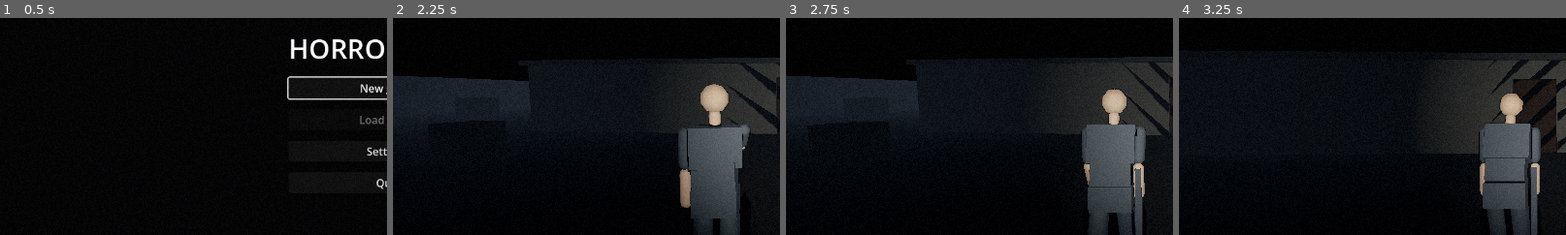
Above: before the commit, frames 1-4 (left to right).
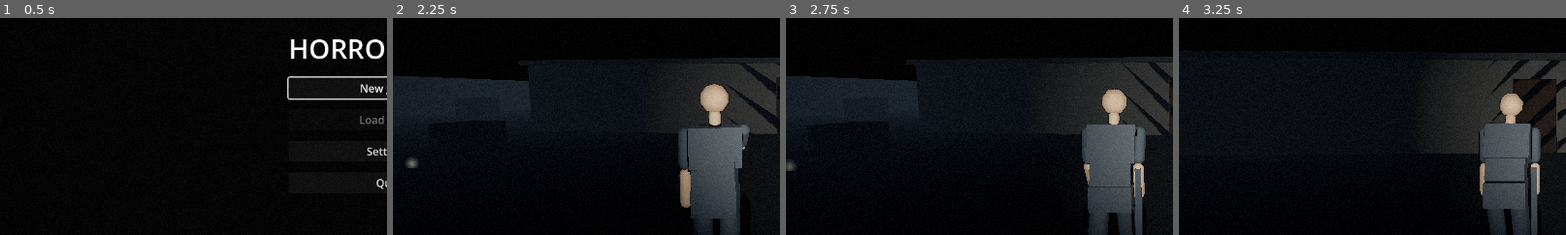
Above: after the commit, the same moments.

Repository: Tarekun/horrorgioco2
Game: Godot game, scene res://scenes/main.tscn
Two runs of this game, one before a commit and one after it. Both use one fixed random seed, a clock stepped at 60 frames per second and the inputs below. Sound files missing from this copy of the repository are replaced by a short silence.
Inputs (mouse positions are % of the whole screen's width and height, from its top left):
- Up to frame 1 (0.5 s): no input
- Up to frame 2 (2.25 s): click "New game" at 0.5 s; tap Enter at 1.25 s; move the mouse to (55, 50) at 1.27 s; hold W (move_forward) from 1.28 s (still down); tap E (interact) at 1.35 s; click (55, 50) at 1.42 s; move the mouse to (45, 50) at 2.02 s; click (45, 50) at 2.1 s
- Up to frame 3 (2.75 s): keep holding W (move_forward); tap E (interact) at 2.3 s
- Up to frame 4 (3.25 s): keep holding W (move_forward); move the mouse to (52, 48) at 2.77 s; tap Space (dodge) at 2.85 s; click (52, 48) at 2.92 s; tap E (interact) at 3.05 s
The pictures show only the part of the screen within x 0-50%, y 27-77%; the shares and areas given below are measured in that part.

Frame 1 is identical in both runs. In frame 2, 0.1% of the frame differs, in the area x 3-7%, y 64-70%; in frame 3, 0.1%; in frame 4, nothing differs.

Commit message:
Add pickups (#74)
Pickup is an Interactable configured with an ItemData and an amount. It
glints faintly in the dark, adds to the player's new inventory on
interact, shows a short message and removes itself. Each pickup has a
persistent id and emits collected for saves; mark_collected() removes one
when loading. The graybox level gets a few ammo pickups.

Co-Authored-By: Claude Opus 5.5 <noreply@anthropic.com>

Diff:
--- /dev/null
+++ b/scenes/items/pickup.tscn
@@ -0,0 +1,48 @@
+[gd_scene load_steps=8 format=3]
+
+[ext_resource type="Script" path="res://scripts/items/pickup.gd" id="1"]
+
+[sub_resource type="BoxMesh" id="BoxMesh_body"]
+size = Vector3(0.22, 0.1, 0.15)
+
+[sub_resource type="StandardMaterial3D" id="StandardMaterial3D_body"]
+albedo_color = Color(0.32, 0.29, 0.24, 1)
+roughness = 0.8
+
+[sub_resource type="Gradient" id="Gradient_glint"]
+colors = PackedColorArray(1, 1, 1, 1, 1, 1, 1, 0)
+
+[sub_resource type="GradientTexture2D" id="GradientTexture2D_glint"]
+gradient = SubResource("Gradient_glint")
+width = 64
+height = 64
+fill = 1
+fill_from = Vector2(0.5, 0.5)
+fill_to = Vector2(0.5, 0)
+
+[sub_resource type="StandardMaterial3D" id="StandardMaterial3D_glint"]
+resource_local_to_scene = true
+transparency = 1
+blend_mode = 1
+shading_mode = 0
+albedo_color = Color(1, 0.93, 0.78, 0.3)
+albedo_texture = SubResource("GradientTexture2D_glint")
+billboard_mode = 1
+
+[sub_resource type="QuadMesh" id="QuadMesh_glint"]
+size = Vector2(0.35, 0.35)
+
+[node name="Pickup" type="Node3D" node_paths=PackedStringArray("glint")]
+script = ExtResource("1")
+glint = NodePath("Glint")
+
+[node name="Body" type="MeshInstance3D" parent="."]
+transform = Transform3D(1, 0, 0, 0, 1, 0, 0, 0, 1, 0, 0.05, 0)
+mesh = SubResource("BoxMesh_body")
+surface_material_override/0 = SubResource("StandardMaterial3D_body")
+
+[node name="Glint" type="MeshInstance3D" parent="."]
+transform = Transform3D(1, 0, 0, 0, 1, 0, 0, 0, 1, 0, 0.2, 0)
+cast_shadow = 0
+mesh = SubResource("QuadMesh_glint")
+surface_material_override/0 = SubResource("StandardMaterial3D_glint")
--- a/scenes/levels/graybox_level.tscn
+++ b/scenes/levels/graybox_level.tscn
@@ -7,6 +7,9 @@
 [ext_resource type="PackedScene" path="res://scenes/enemies/enemy.tscn" id="5"]
 [ext_resource type="NavigationMesh" path="res://assets/data/graybox_navmesh.res" id="6"]
 [ext_resource type="PackedScene" path="res://scenes/levels/door.tscn" id="7"]
+[ext_resource type="PackedScene" path="res://scenes/items/pickup.tscn" id="8"]
+[ext_resource type="Resource" path="res://assets/data/items/pistol_ammo.tres" id="9"]
+[ext_resource type="Resource" path="res://assets/data/items/shotgun_shells.tres" id="10"]
 
 [sub_resource type="BoxShape3D" id="Shape_0"]
 size = Vector3(11.3, 3.0, 0.3)
@@ -695,3 +698,20 @@
 [node name="DoorRoomB" parent="Doors" instance=ExtResource("7")]
 transform = Transform3D(1, 0, 0, 0, 1, 0, 0, 0, 1, 8, 0, -2)
 is_locked = true
+
+[node name="Pickups" type="Node3D" parent="."]
+
+[node name="PistolAmmoRoomA" parent="Pickups" instance=ExtResource("8")]
+transform = Transform3D(1, 0, 0, 0, 1, 0, 0, 0, 1, -7.1, 0, -6)
+item = ExtResource("9")
+amount = 8
+
+[node name="PistolAmmoOffice" parent="Pickups" instance=ExtResource("8")]
+transform = Transform3D(1, 0, 0, 0, 1, 0, 0, 0, 1, 1.3, 0, -7)
+item = ExtResource("9")
+amount = 8
+
+[node name="ShotgunShellsYard" parent="Pickups" instance=ExtResource("8")]
+transform = Transform3D(1, 0, 0, 0, 1, 0, 0, 0, 1, -8, 0, 15.2)
+item = ExtResource("10")
+amount = 4
--- /dev/null
+++ b/scripts/items/pickup.gd
@@ -0,0 +1,105 @@
+## An item placed in the world, picked up with `interact`.
+##
+## Pickups are placed by hand and never respawn. A faint glint pulses over each
+## one so it can be found in the dark. Picking one up adds `amount` of `item` to
+## the player's inventory, shows a short message and removes the pickup.
+##
+## Every pickup has a persistent id and reports `collected`, so a save can
+## record which ones are gone; loading calls mark_collected() on them.
+
+class_name Pickup
+extends Interactable
+
+## Emitted when the player picks it up.
+signal collected(pickup: Pickup)
+
+## Group every pickup joins, for saving and loading.
+const PICKUP_GROUP: StringName = &"pickups"
+
+## What is picked up, and how many.
+@export var item: ItemData
+@export var amount: int = 1
+
+## Stable id for saves. Left empty, it is the pickup's path inside its level
+## (its owner), which holds as long as the level isn't rearranged.
+@export var pickup_id: StringName
+
+@export_group("Glint")
+## The glint over the item; its material's alpha pulses.
+@export var glint: MeshInstance3D
+## Glint alpha at the dimmest and brightest point of a pulse.
+@export_range(0.0, 1.0) var glint_min_alpha: float = 0.1
+@export_range(0.0, 1.0) var glint_max_alpha: float = 0.45
+## Seconds per pulse.
+@export var glint_period: float = 2.4
+
+var is_collected: bool = false
+
+var _glint_material: StandardMaterial3D
+var _glint_time: float = 0.0
+
+
+func _ready() -> void:
+	super._ready()
+	add_to_group(PICKUP_GROUP)
+	prompt = "Pick up"
+	if pickup_id.is_empty():
+		pickup_id = StringName(str(owner.get_path_to(self)) if owner else str(name))
+	if glint:
+		_glint_material = glint.get_active_material(0) as StandardMaterial3D
+		# Desynchronise neighbouring glints.
+		_glint_time = randf() * glint_period
+		_update_glint()
+
+
+func _process(delta: float) -> void:
+	_glint_time += delta
+	_update_glint()
+
+
+## Adds the item to the player's inventory and removes the pickup. Returns the
+## message to show, or "" if `actor` can't carry items.
+func interact(actor: Node3D) -> String:
+	interacted.emit(actor)
+	var player := actor as Player
+	if player == null or item == null or is_collected:
+		return ""
+	player.inventory.add(item, amount)
+	_remove()
+	collected.emit(self)
+	return pickup_message(item, amount)
+
+
+## Removes a pickup a save records as collected, without giving the item.
+func mark_collected() -> void:
+	_remove()
+
+
+## The message shown on picking up `amount` of `item`.
+static func pickup_message(item: ItemData, amount: int) -> String:
+	if amount == 1:
+		return "Picked up %s." % item.display_name
+	return "Picked up %s ×%d." % [item.display_name, amount]
+
+
+## Glint alpha `time` seconds into the pulse cycle.
+static func glint_alpha(time: float, min_alpha: float, max_alpha: float, period: float) -> float:
+	var wave: float = 0.5 - 0.5 * cos(TAU * time / maxf(period, 0.001))
+	return lerpf(min_alpha, max_alpha, wave)
+
+
+func _remove() -> void:
+	if is_collected:
+		return
+	is_collected = true
+	# Out of reach at once, not at the end of the frame.
+	remove_from_group(Interactable.GROUP)
+	visible = false
+	queue_free()
+
+
+func _update_glint() -> void:
+	if _glint_material:
+		_glint_material.albedo_color.a = glint_alpha(
+			_glint_time, glint_min_alpha, glint_max_alpha, glint_period
+		)
--- a/scripts/player/player.gd
+++ b/scripts/player/player.gd
@@ -50,6 +50,9 @@
 ## The visible character, animated from the player's ground speed.
 @export var model: PlayerModel
 
+## What the player carries. Pickups add to it.
+var inventory := Inventory.new()
+
 ## Scales walk, run and sprint speed; the health cues lower it in Danger.
 var speed_multiplier: float = 1.0
 
--- /dev/null
+++ b/tests/items/test_pickup.gd
@@ -0,0 +1,158 @@
+## Tests for pickups: collecting, messages, save ids and the glint.
+
+extends GutTest
+
+const PICKUP_SCENE: PackedScene = preload("res://scenes/items/pickup.tscn")
+const PLAYER_SCENE: PackedScene = preload("res://scenes/player/player.tscn")
+const LEVEL_SCENE: PackedScene = preload("res://scenes/levels/graybox_level.tscn")
+const ROUNDS: ItemData = preload("res://assets/data/items/pistol_ammo.tres")
+
+var _player: Player
+var _pickup: Pickup
+
+
+func before_each() -> void:
+	_player = PLAYER_SCENE.instantiate() as Player
+	add_child_autofree(_player)
+	_pickup = _make_pickup(ROUNDS, 8)
+	# In front of the player (who faces -Z).
+	_pickup.position = Vector3(0, 0, -1.0)
+	add_child_autofree(_pickup)
+	await get_tree().physics_frame
+
+
+func after_each() -> void:
+	Input.set_mouse_mode(Input.MOUSE_MODE_VISIBLE)
+
+
+func _make_pickup(item: ItemData, amount: int) -> Pickup:
+	var pickup := PICKUP_SCENE.instantiate() as Pickup
+	pickup.item = item
+	pickup.amount = amount
+	return pickup
+
+
+func test_is_an_interactable_and_a_pickup() -> void:
+	assert_true(_pickup.is_in_group(Interactable.GROUP))
+	assert_true(_pickup.is_in_group(Pickup.PICKUP_GROUP))
+	assert_eq(_pickup.get_prompt(), "Pick up")
+
+
+func test_picking_up_adds_to_the_inventory() -> void:
+	_pickup.interact(_player)
+	assert_eq(_player.inventory.count(ROUNDS), 8)
+
+
+func test_picking_up_removes_the_pickup() -> void:
+	_pickup.interact(_player)
+	assert_true(_pickup.is_collected)
+	assert_false(_pickup.visible)
+	assert_false(_pickup.is_in_group(Interactable.GROUP))
+	assert_true(_pickup.is_queued_for_deletion())
+
+
+func test_picking_up_returns_a_message() -> void:
+	assert_eq(_pickup.interact(_player), "Picked up Pistol rounds ×8.")
+
+
+func test_a_single_item_message_has_no_count() -> void:
+	assert_eq(Pickup.pickup_message(ROUNDS, 1), "Picked up Pistol rounds.")
+
+
+func test_picking_up_reports_collected() -> void:
+	watch_signals(_pickup)
+	_pickup.interact(_player)
+	assert_signal_emitted_with_parameters(_pickup, "collected", [_pickup])
+
+
+func test_it_can_be_picked_up_only_once() -> void:
+	_pickup.interact(_player)
+	assert_eq(_pickup.interact(_player), "")
+	assert_eq(_player.inventory.count(ROUNDS), 8)
+
+
+func test_only_the_player_picks_up() -> void:
+	var other := Node3D.new()
+	add_child_autofree(other)
+	assert_eq(_pickup.interact(other), "")
+	assert_false(_pickup.is_collected)
+
+
+func test_mark_collected_removes_it_without_giving_the_item() -> void:
+	watch_signals(_pickup)
+	_pickup.mark_collected()
+	assert_true(_pickup.is_collected)
+	assert_true(_pickup.is_queued_for_deletion())
+	assert_signal_not_emitted(_pickup, "collected")
+	assert_true(_player.inventory.is_empty())
+
+
+func test_the_id_defaults_to_the_path_in_its_level() -> void:
+	var level := Node3D.new()
+	var stash := Node3D.new()
+	stash.name = "Stash"
+	level.add_child(stash)
+	stash.owner = level
+	var pickup := _make_pickup(ROUNDS, 8)
+	pickup.name = "Rounds"
+	stash.add_child(pickup)
+	pickup.owner = level
+	add_child_autofree(level)
+	assert_eq(pickup.pickup_id, &"Stash/Rounds")
+
+
+func test_an_explicit_id_is_kept() -> void:
+	var pickup := _make_pickup(ROUNDS, 8)
+	pickup.pickup_id = &"office_rounds"
+	add_child_autofree(pickup)
+	assert_eq(pickup.pickup_id, &"office_rounds")
+
+
+func test_the_player_picks_it_up_with_interact() -> void:
+	var interaction := _player.get_node("PlayerInteraction") as PlayerInteraction
+	interaction.update_focus()
+	assert_eq(interaction.focus, _pickup)
+	assert_true(interaction.interact())
+	assert_eq(_player.inventory.count(ROUNDS), 8)
+	assert_eq(interaction.hint.message_label.text, "Picked up Pistol rounds ×8.")
+	await get_tree().physics_frame
+	interaction.update_focus()
+	assert_null(interaction.focus)
+	assert_false(interaction.hint.prompt_label.visible)
+
+
+func test_the_glint_pulses_between_its_limits() -> void:
+	assert_almost_eq(Pickup.glint_alpha(0.0, 0.1, 0.5, 2.0), 0.1, 0.001)
+	assert_almost_eq(Pickup.glint_alpha(1.0, 0.1, 0.5, 2.0), 0.5, 0.001)
+	assert_almost_eq(Pickup.glint_alpha(2.0, 0.1, 0.5, 2.0), 0.1, 0.001)
+	assert_almost_eq(Pickup.glint_alpha(0.5, 0.1, 0.5, 2.0), 0.3, 0.001)
+
+
+func test_the_glint_is_a_faint_unshaded_billboard() -> void:
+	var material := _pickup.glint.get_active_material(0) as StandardMaterial3D
+	assert_eq(material.shading_mode, BaseMaterial3D.SHADING_MODE_UNSHADED)
+	assert_eq(material.billboard_mode, BaseMaterial3D.BILLBOARD_ENABLED)
+	assert_eq(_pickup.glint.cast_shadow, GeometryInstance3D.SHADOW_CASTING_SETTING_OFF)
+	assert_between(material.albedo_color.a, _pickup.glint_min_alpha, _pickup.glint_max_alpha)
+	assert_lte(_pickup.glint_max_alpha, 0.5)
+
+
+func test_each_pickup_has_its_own_glint() -> void:
+	var other := _make_pickup(ROUNDS, 8)
+	add_child_autofree(other)
+	assert_ne(other.glint.get_active_material(0), _pickup.glint.get_active_material(0))
+
+
+func test_the_level_pickups_have_items_and_unique_ids() -> void:
+	var level: Node = LEVEL_SCENE.instantiate()
+	add_child_autofree(level)
+	var ids: Array[StringName] = []
+	for node: Node in level.get_node("Pickups").get_children():
+		var pickup := node as Pickup
+		assert_not_null(pickup, "%s is not a pickup" % node.name)
+		if pickup:
+			assert_not_null(pickup.item, "%s has no item" % node.name)
+			assert_gt(pickup.amount, 0, node.name)
+			assert_false(ids.has(pickup.pickup_id), "%s reuses an id" % node.name)
+			ids.append(pickup.pickup_id)
+	assert_gt(ids.size(), 0)
Not shown: 1 places in scenes/levels/graybox_level.tscn that only renumber resources
Not shown, added: scripts/items/pickup.gd.uid
Not shown, added: tests/items/test_pickup.gd.uid
